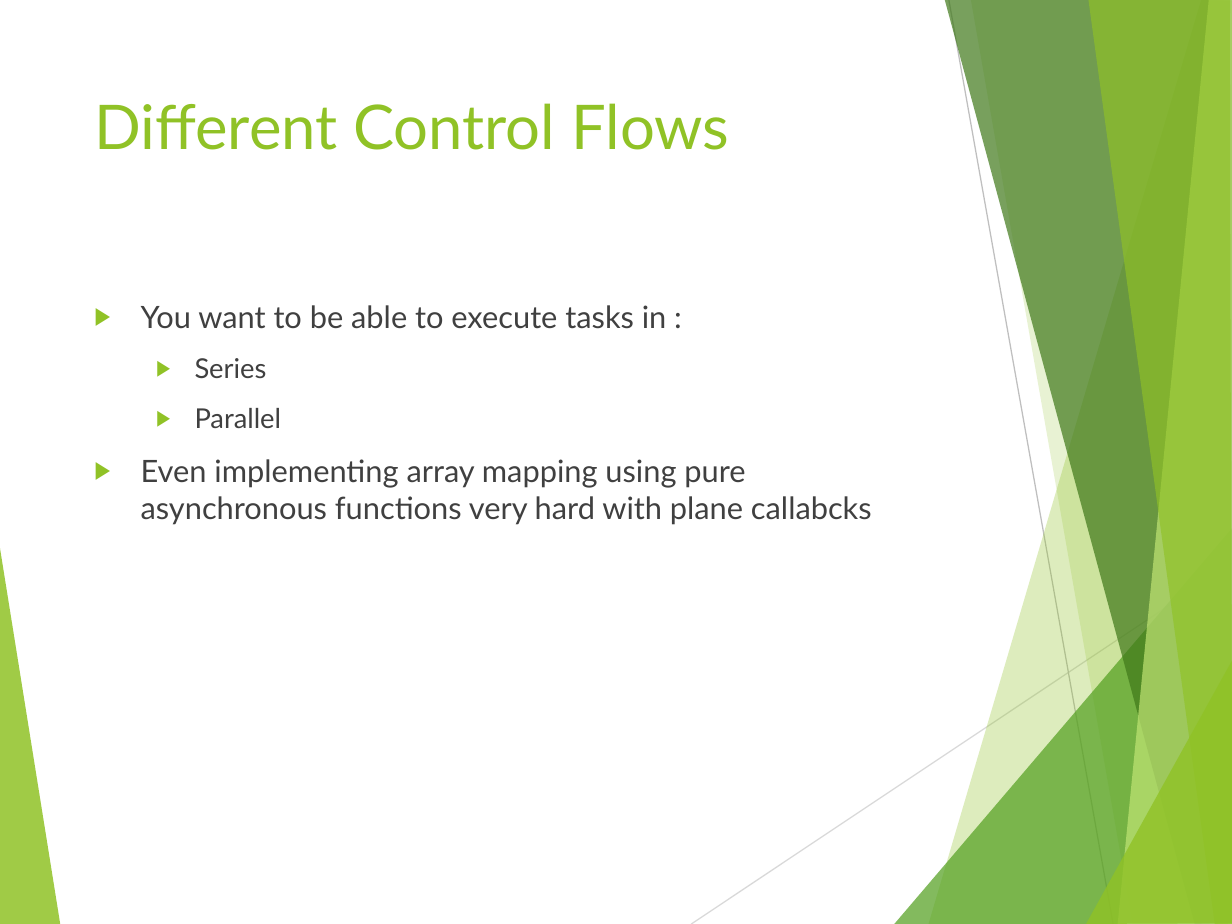
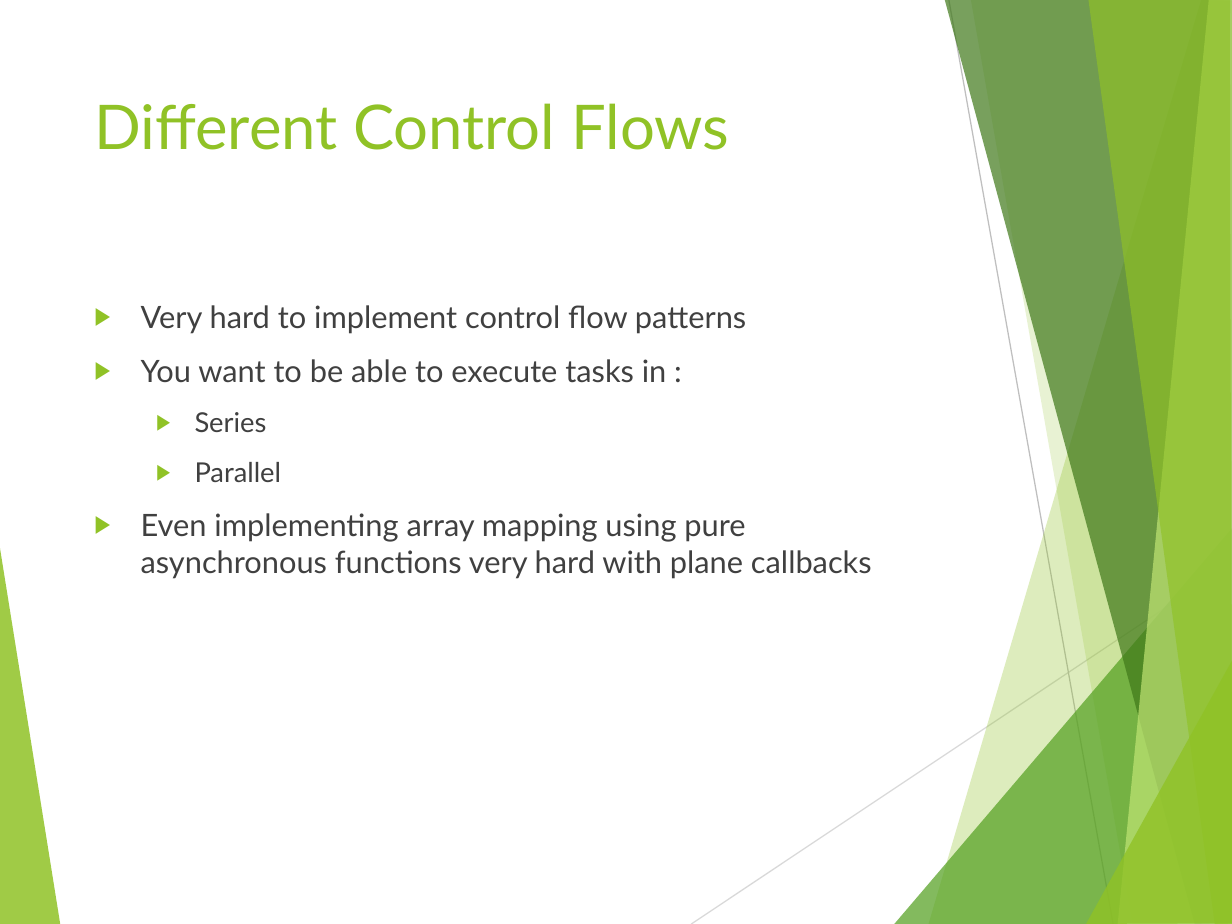
Before and after one commit to tamarstern/MyNodeJSCourse, a slide deck: slide 9 of day1/promises/nodejs_promises.pptx. Drawn at 1232x924 pixels with LibreOffice and Linux fonts; fonts in the diff are those of the drawing. Boxes give left, top, right and bottom in pixels: in the first picture for what was removed or moved away, otherwise in the second. Text is boxed around its words. In the diff, an @@ line names an element or a change of style, - is before the commit and + after.

```diff
--- a/day1/promises/nodejs_promises.pptx
+++ b/day1/promises/nodejs_promises.pptx
@@ text at box(141, 305, 746, 334): paragraph added @@
+▶ Very hard to implement control flow patterns
@@ text at box(141, 513, 872, 579): text changed @@
-▶ Even implementing array mapping using pure asynchronous functions very hard with plane callabcks
+▶ Even implementing array mapping using pure asynchronous functions very hard with plane callbacks
```
Also in this commit, not shown: 1 other slide changed, 2 other files.
